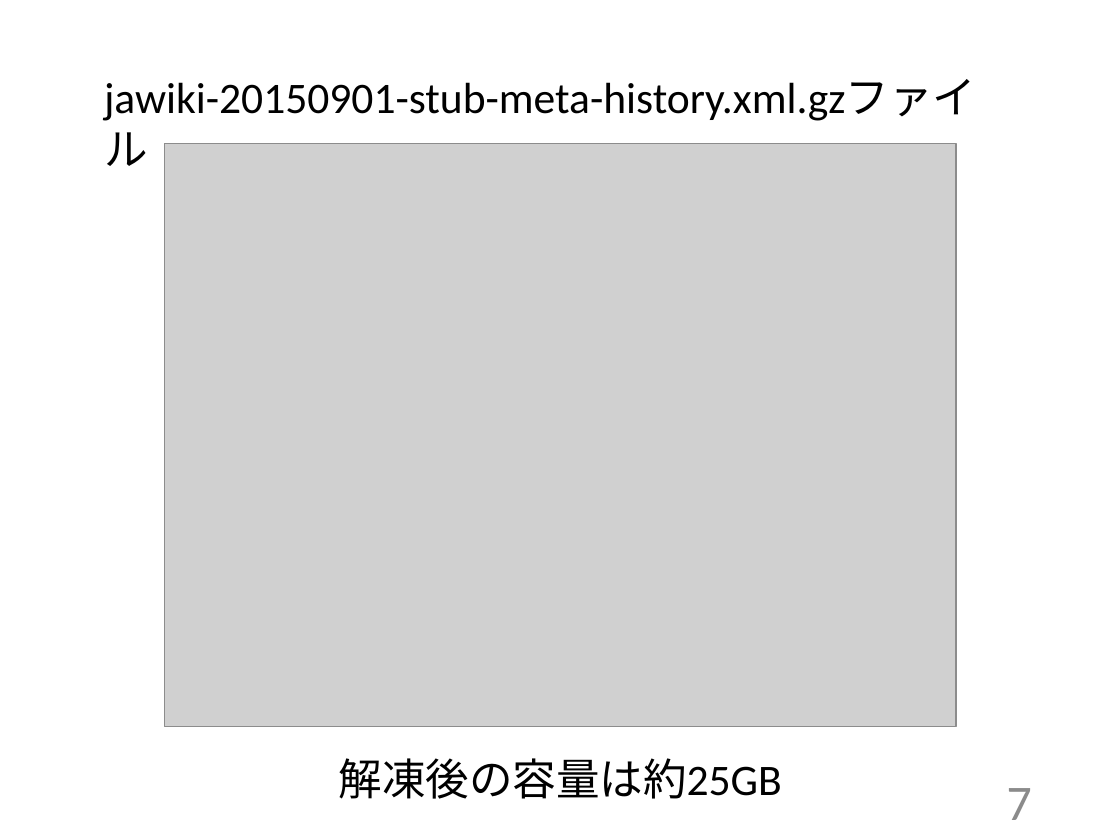
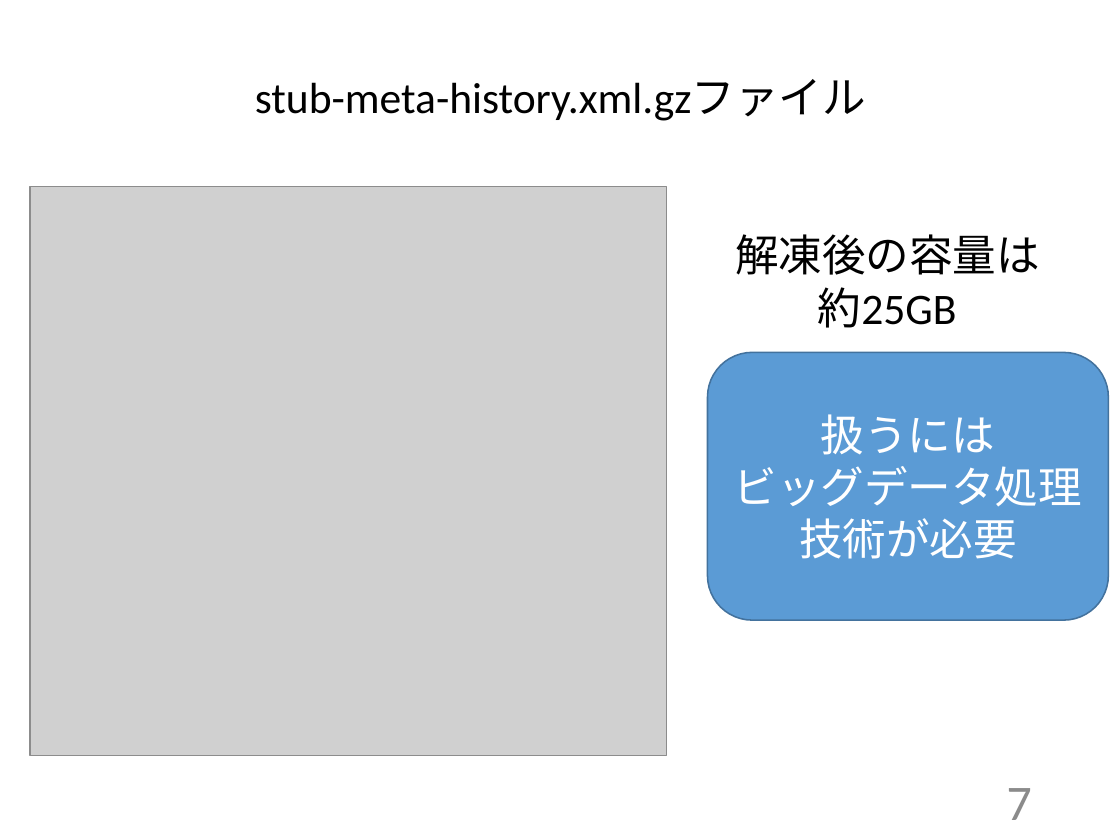
Before and after one commit to ishiiyasuyuki/me, a slide deck: slide 7 of 卒論最終発表パワポ/石井康之最終発表.pptx. Drawn at 1120x840 pixels with LibreOffice and Linux fonts; fonts in the diff are those of the drawing; grey boxes stand for pictures. Boxes give left, top, right and bottom in pixels: in the first picture for what was removed or moved away, otherwise in the second. Text is boxed around its words. In the diff, an @@ line names an element or a change of style, - is before the commit and + after.

```diff
--- a/卒論最終発表パワポ/石井康之最終発表.pptx
+++ b/卒論最終発表パワポ/石井康之最終発表.pptx
@@ text at (255,79,866,121): text changed @@
-jawiki-20150901-stub-meta-history.xml.gzファイル
+stub-meta-history.xml.gzファイル
@@ picture: place and size @@
-picture at (165,143,956,727)
+picture at (30,187,666,756)
@@ text at (735,234,1040,328): text changed @@
-解凍後の容量は約25GB
+解凍後の容量は
+約25GB
@@ rounded rectangle added at (708,353,1109,620), fill #5B9BD5, outline #43739E 1 pt, 28 pt, text #FFFFFF @@
+扱うには
+ビッグデータ処理技術が必要
```
Also in this commit, not shown: 7 other slides changed, 1 slide added.
